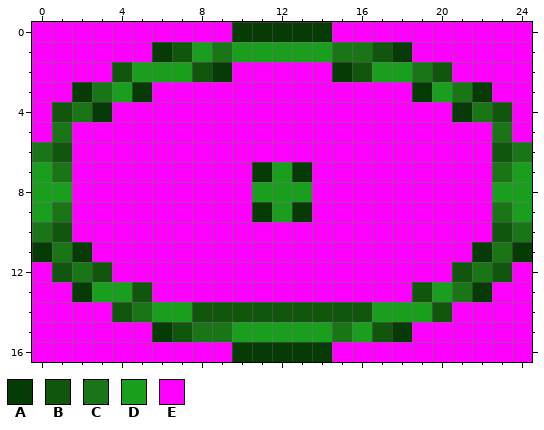
Pixel-art sprite, stored at assets/cursor_shiftclick.png. The picture above is the old version.
The file is 25x17 pixels.
Palette (. is transparent): A #073b06  B #10570d  C #197516  D #199e1d  E #ff00ff
Pixels before, first column x 0:
 0 EEEEEEEEEEAAAAAEEEEEEEEEE
 1 EEEEEEABDCDDDDDCCBAEEEEEE
 2 EEEEBDDDBAEEEEEABDDCBEEEE
 3 EEACDAEEEEEEEEEEEEEADCAEE
 4 EBCAEEEEEEEEEEEEEEEEEACBE
 5 ECEEEEEEEEEEEEEEEEEEEEECE
 6 CBEEEEEEEEEEEEEEEEEEEEEBC
 7 DCEEEEEEEEEADAEEEEEEEEECD
 8 DDEEEEEEEEEDDDEEEEEEEEEDD
 9 DCEEEEEEEEEADAEEEEEEEEECD
10 CBEEEEEEEEEEEEEEEEEEEEEBC
11 ACAEEEEEEEEEEEEEEEEEEEACA
12 EBCBEEEEEEEEEEEEEEEEEBCBE
13 EEADDBEEEEEEEEEEEEEBDCAEE
14 EEEEBCDDBBBBBBBBBDDDBEEEE
15 EEEEEEABCCDDDDDCDBAEEEEEE
16 EEEEEEEEEEAAAAAEEEEEEEEEE
The result:
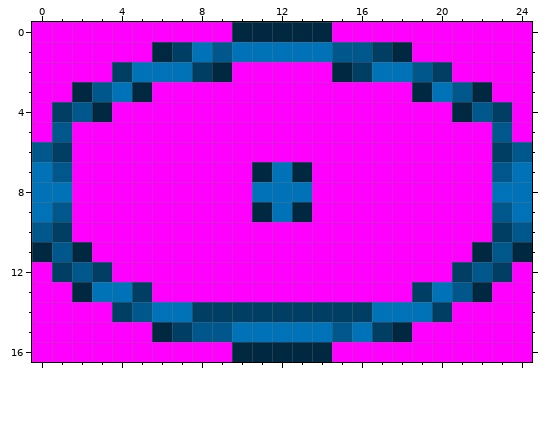
Author's note on the commit: does this image work better?
What changed:
Colour A changes from #073b06 to #002941.
Colour B changes from #10570d to #003e64.
Colour C changes from #197516 to #00578b.
Colour D changes from #199e1d to #0072b7.
